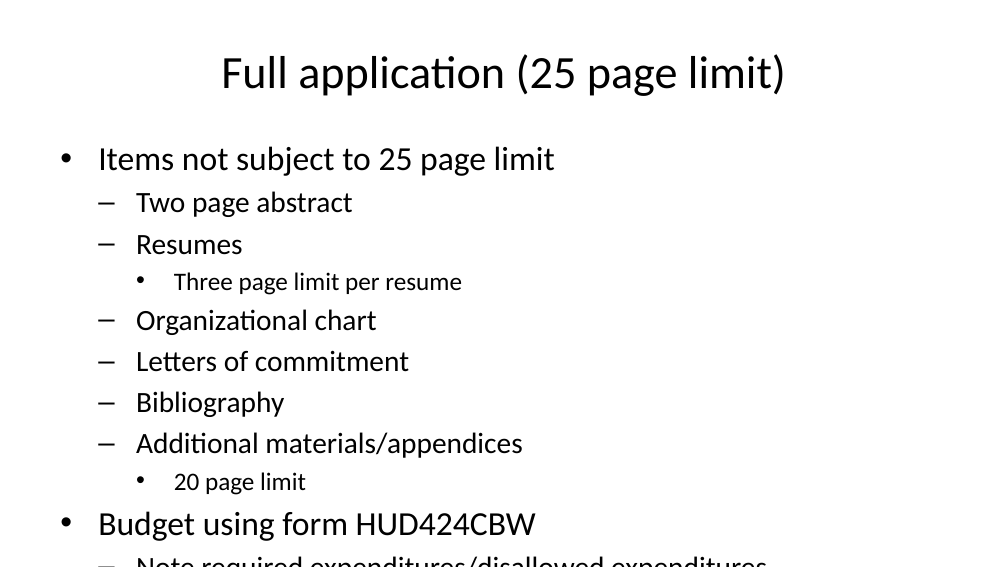
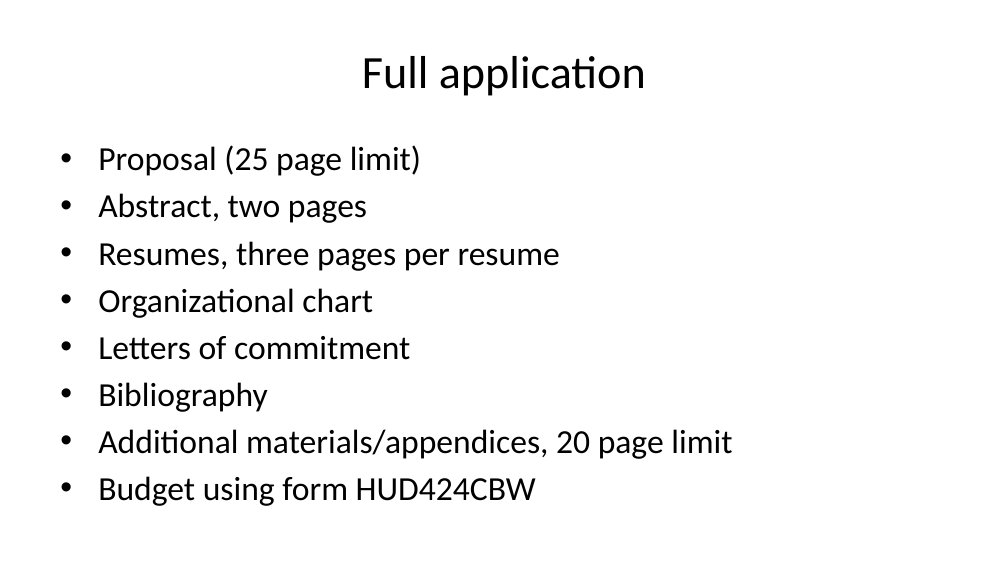
Before and after one commit to pmean/papers-and-presentations, a slide deck: slide 13 of kc-lead-impact/results/dbhi-presentation.pptx. Drawn at 1008x567 pixels with LibreOffice and Linux fonts; fonts in the diff are those of the drawing. Boxes give left, top, right and bottom in pixels: in the first picture for what was removed or moved away, otherwise in the second. Text is boxed around its words. In the diff, an @@ line names an element or a change of style, - is before the commit and + after.

```diff
--- a/kc-lead-impact/results/dbhi-presentation.pptx
+++ b/kc-lead-impact/results/dbhi-presentation.pptx
@@ title at [362, 56, 646, 96]: text changed @@
-Full application (25 page limit)
+Full application
@@ text at [98, 145, 732, 506]: paragraph removed @@
-  – Note required expenditures/disallowed expenditures
@@ text at [98, 145, 560, 271]: text changed @@
-• Items not subject to 25 page limit
-  – Two page abstract
-  – Resumes
-    • Three page limit per resume
+• Proposal (25 page limit)
+• Abstract, two pages
+• Resumes, three pages per resume
@@ text at [98, 288, 410, 412]: size 21 to 24 pt in "Organizational chart", "Letters of commitment", "Bibliography"; bullet – to •; list level 2 to 1 in "Organizational chart"; list level 2 to 1 in "Letters of commitment"; list level 2 to 1 in "Bibliography" @@
@@ text at [98, 429, 732, 459]: text changed; size 21 to 24 pt @@
-  – Additional materials/appendices
-    • 20 page limit
+• Additional materials/appendices, 20 page limit
```
Also in this commit, not shown: 3 other slides changed, 1 other file.
